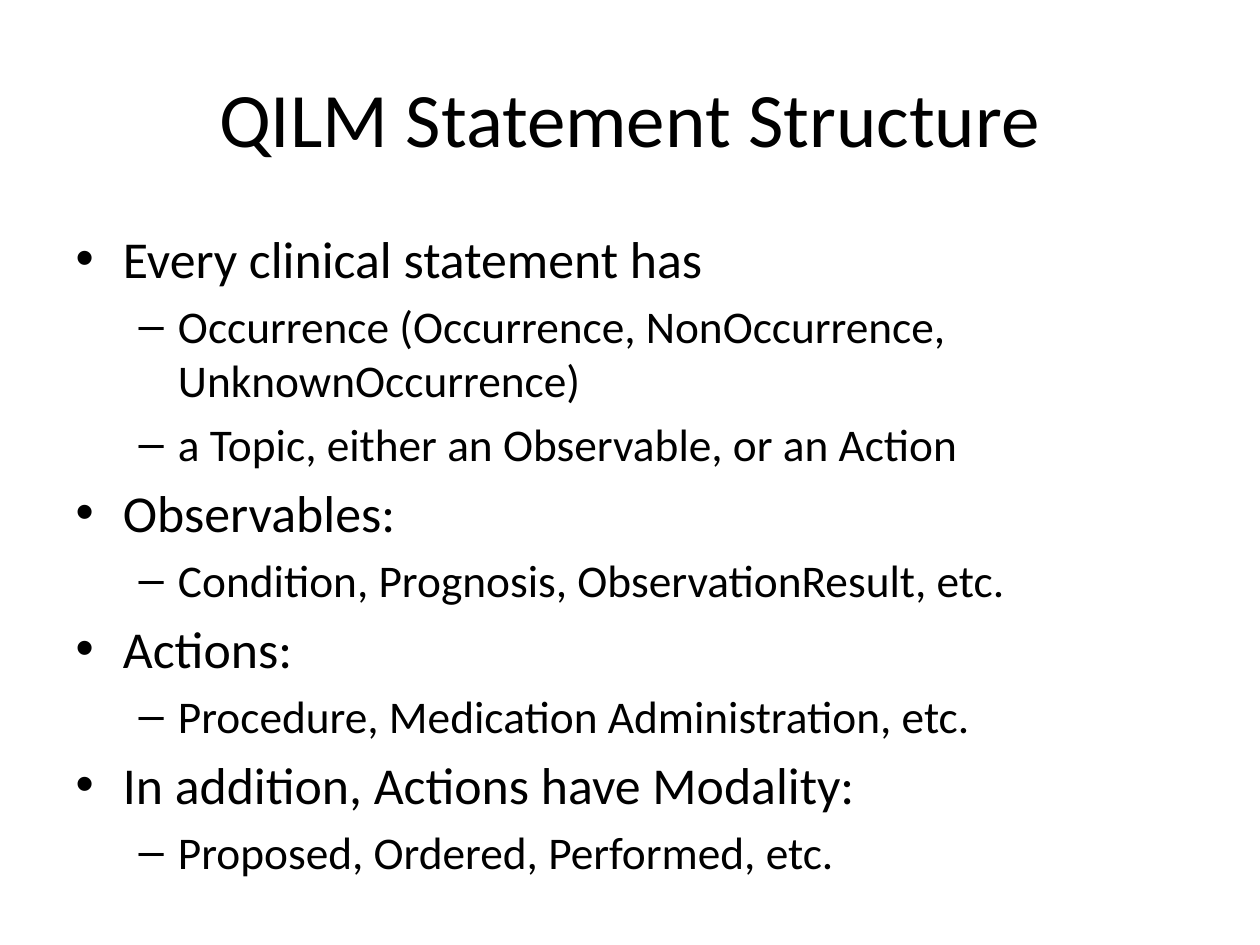
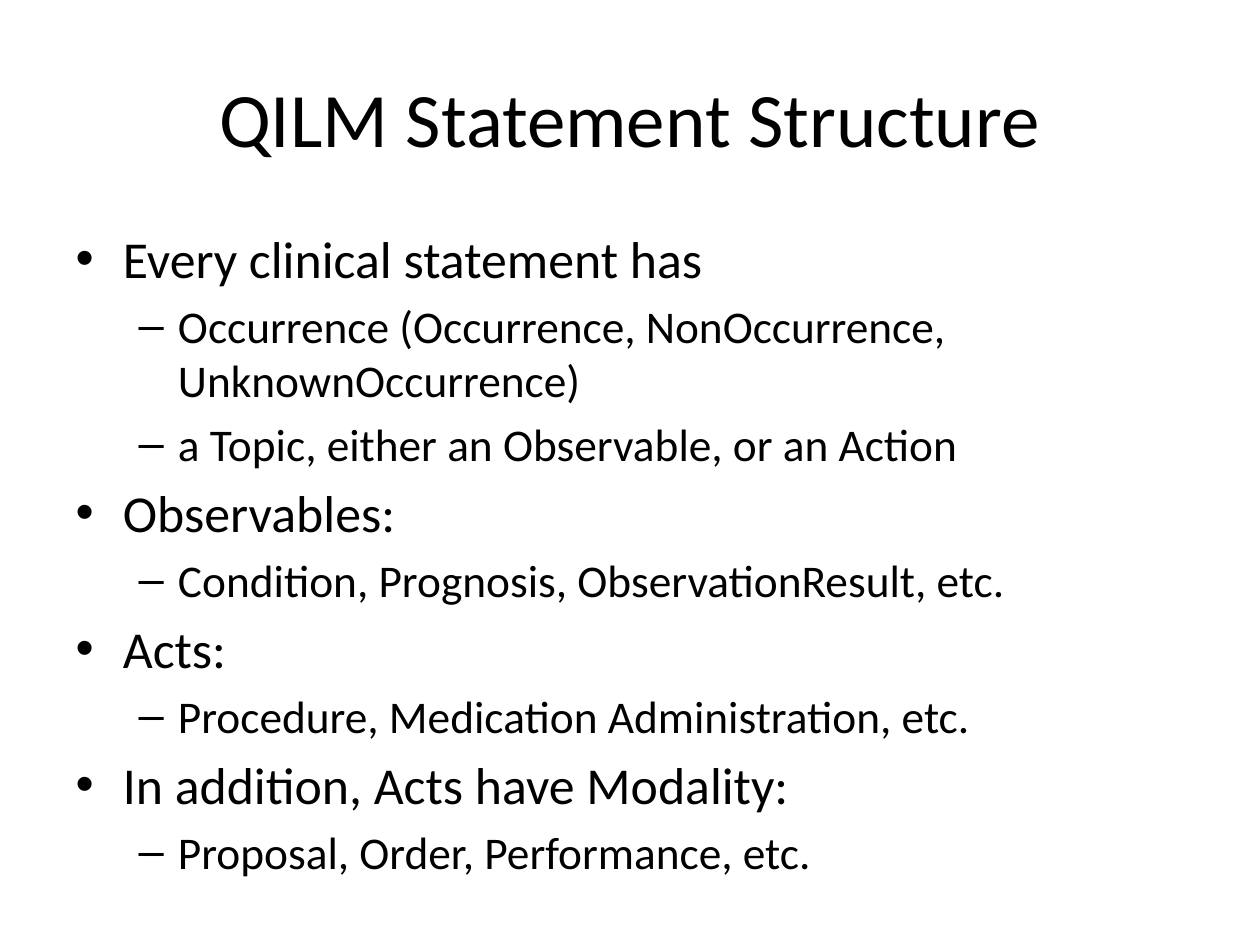
Before and after one commit to cqframework/OneModel, a slide deck: slide 7 of CQL/Documents/CQL_Technical_Introduction_20140604.pptx (slide 8 before the commit). Drawn at 1260x945 pixels with LibreOffice and Linux fonts; fonts in the diff are those of the drawing. Boxes give left, top, right and bottom in pixels: in the first picture for what was removed or moved away, otherwise in the second. Text is boxed around its words. In the diff, an @@ line names an element or a change of style, - is before the commit and + after.

```diff
--- a/CQL/Documents/CQL_Technical_Introduction_20140604.pptx
+++ b/CQL/Documents/CQL_Technical_Introduction_20140604.pptx
@@ text at (123, 634, 226, 669): text changed @@
-• Actions:
+• Acts:
@@ text at (123, 768, 811, 877): text changed; size 29.6 to 25.9 pt @@
-• In addition, Actions have Modality:
-  – Proposed, Ordered, Performed, etc.
+• In addition, Acts have Modality:
+  – Proposal, Order, Performance, etc.
```
Also in this commit, not shown: 5 other slides changed, 4 slides added, 9 slides removed, 11 other files.
